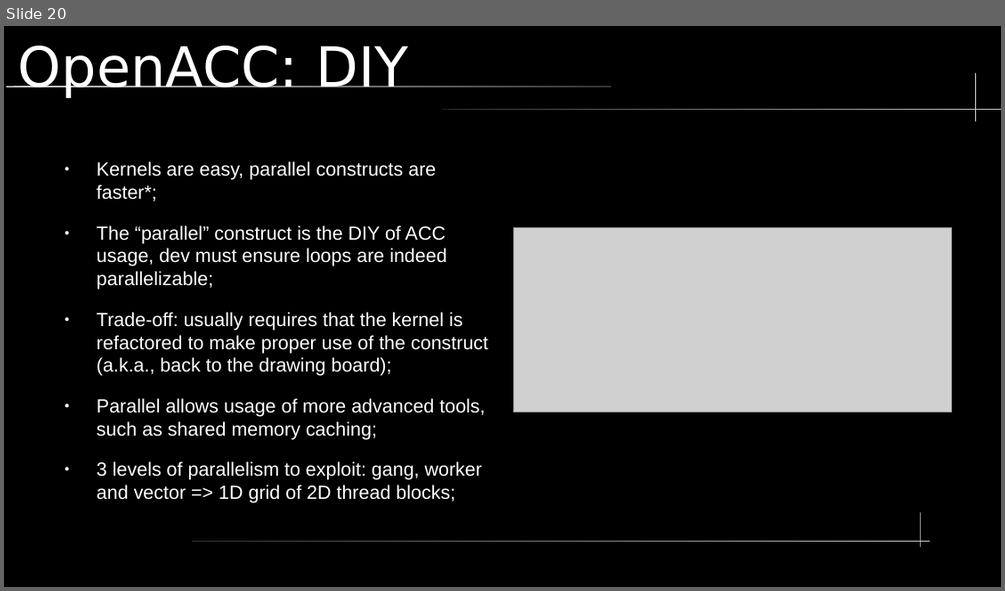
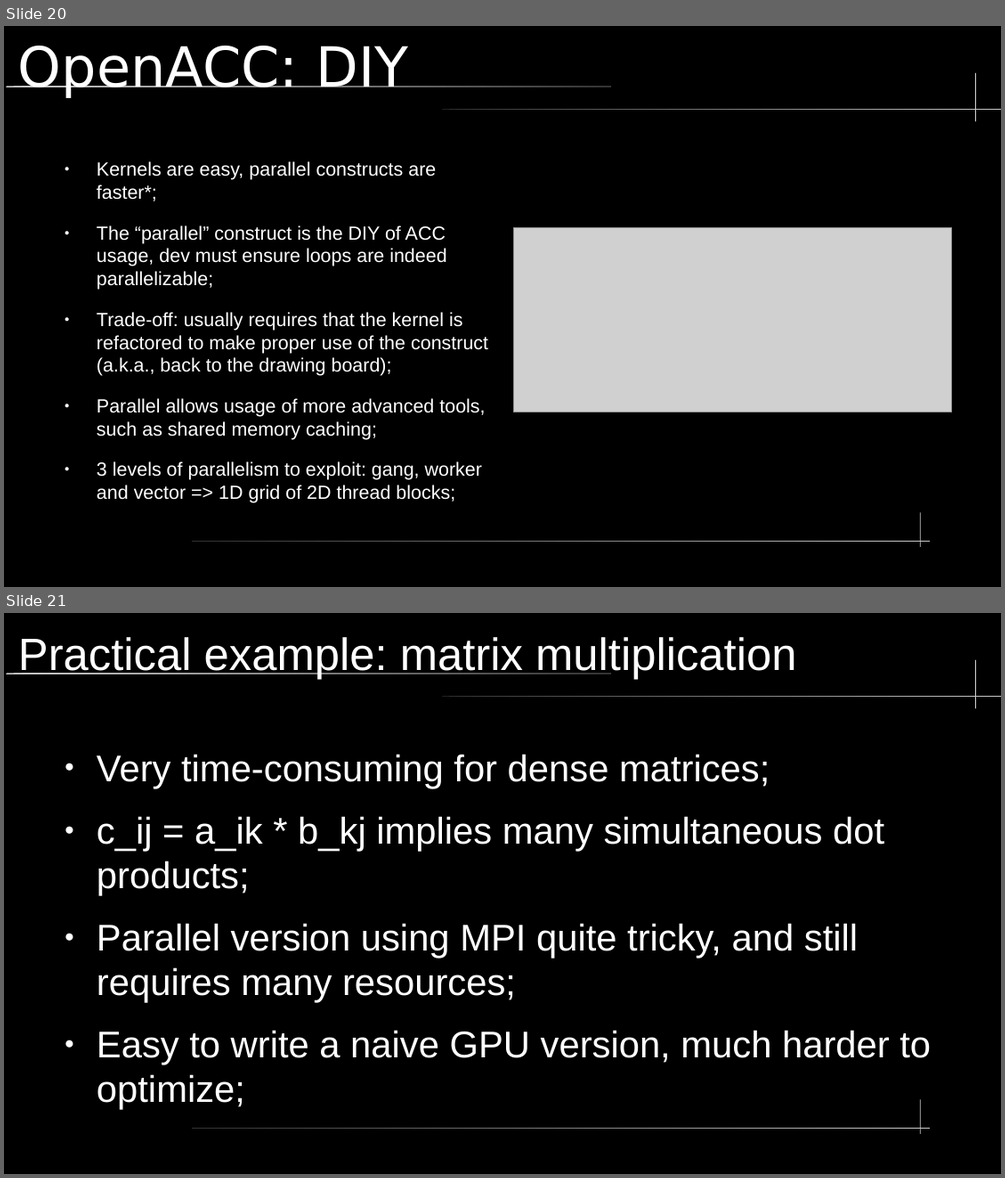
Before and after one commit to LucasGasparinoBSC/presentationUPC, a slide deck: lectureAlyaGPU.odp. Shown one above the other, each under a label of ours: slide 20 before the commit, slides 20 and 21 after it. The pictures are 1005x591 and 1005x1178 pixels, drawn with LibreOffice and Linux fonts; fonts in the diff are those of the drawing; grey boxes stand for pictures. Boxes give left, top, right and bottom in pixels: in the first picture for what was removed or moved away, otherwise in the second. Text is boxed around its words. In the diff, an @@ line names an element or a change of style, - is before the commit and + after.

```diff
--- a/lectureAlyaGPU.odp
+++ b/lectureAlyaGPU.odp
@@ slide 21 added at [4,613,1001,1174], background #000000; not listed: 5 template elements that a slide beside it also shows @@
@@ title added at [18,637,796,679], 36 pt, text #FFFFFF @@
+Practical example: matrix multiplication
@@ text added at [97,754,930,1065], 29.6 pt, text #FFFFFF @@
+● Very time-consuming for dense matrices;
+● c_ij = a_ik * b_kj implies many simultaneous dot products;
+● Parallel version using MPI quite tricky, and still requires many resources;
+● Easy to write a naive GPU version, much harder to optimize;
```
Also in this commit, not shown: 3 slides changed, 4 other slides added, 2 slides removed, 9 other files.
